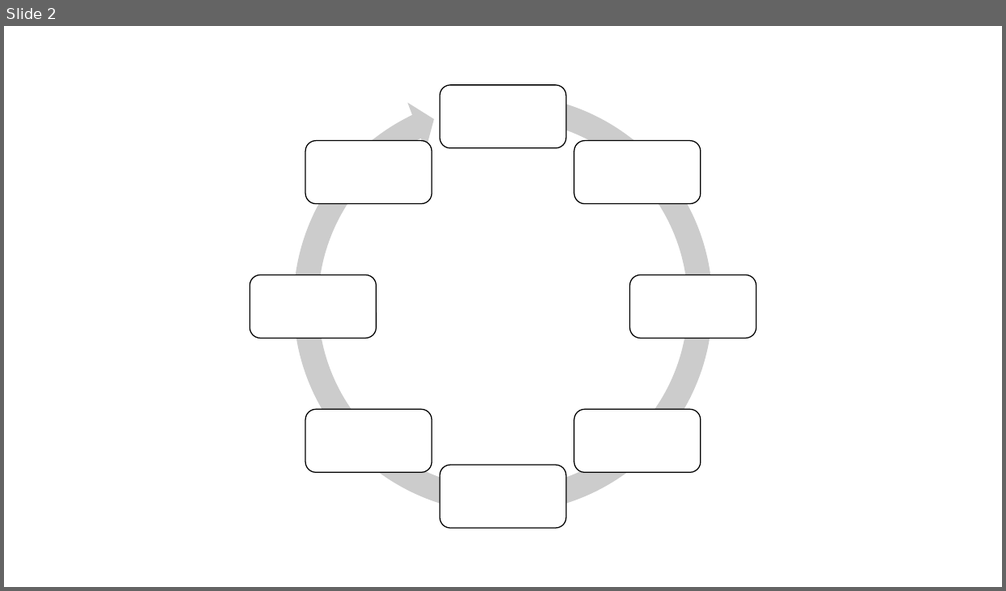
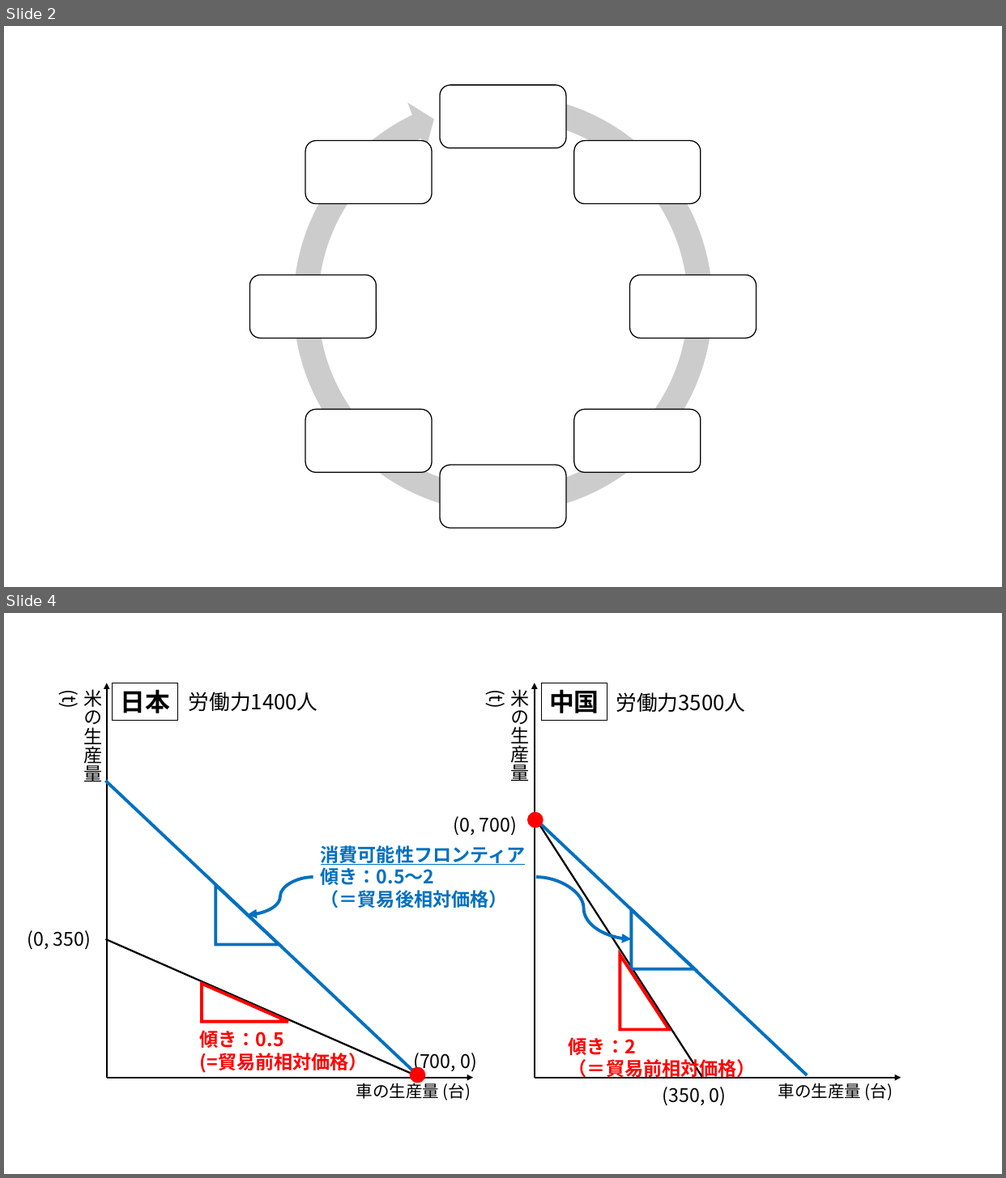
Before and after one commit to junpei-suzuki/IPE1-2026-Gakushuin, a slide deck: figs/DIYfigures_ipe1.pptx. Shown one above the other, each under a label of ours: slide 2 before the commit, slides 2 and 4 after it; the slides between them are not shown. The pictures are 1006x591 and 1006x1178 pixels, drawn with LibreOffice and Linux fonts; fonts in the diff are those of the drawing. Boxes give left, top, right and bottom in pixels: in the first picture for what was removed or moved away, otherwise in the second. Text is boxed around its words. In the diff, an @@ line names an element or a change of style, - is before the commit and + after.

```diff
--- a/figs/DIYfigures_ipe1.pptx
+++ b/figs/DIYfigures_ipe1.pptx
@@ slide 4 added at (4,613,1002,1174), background #FFFFFF @@
@@ group added at (27,683,901,1106): 13 texts, 4 arrows, 4 lines, 4 triangles, 2 rectangles, 2 curved arrows, 2 ellipses @@
+車の生産量 (台)
+(0, 700)
+(350, 0)
+労働力1400人
+(700, 0)
+米の生産量(t)
+米の生産量(t)
+車の生産量 (台)
+日本
+中国
+(0, 350)
+労働力3500人
+消費可能性フロンティア
+傾き：0.5〜2
+（＝貿易後相対価格）
+傾き：0.5
+(=貿易前相対価格）
+傾き：2
+（＝貿易前相対価格）
```
Also in this commit, not shown: 2 other slides added, 23 other files.
